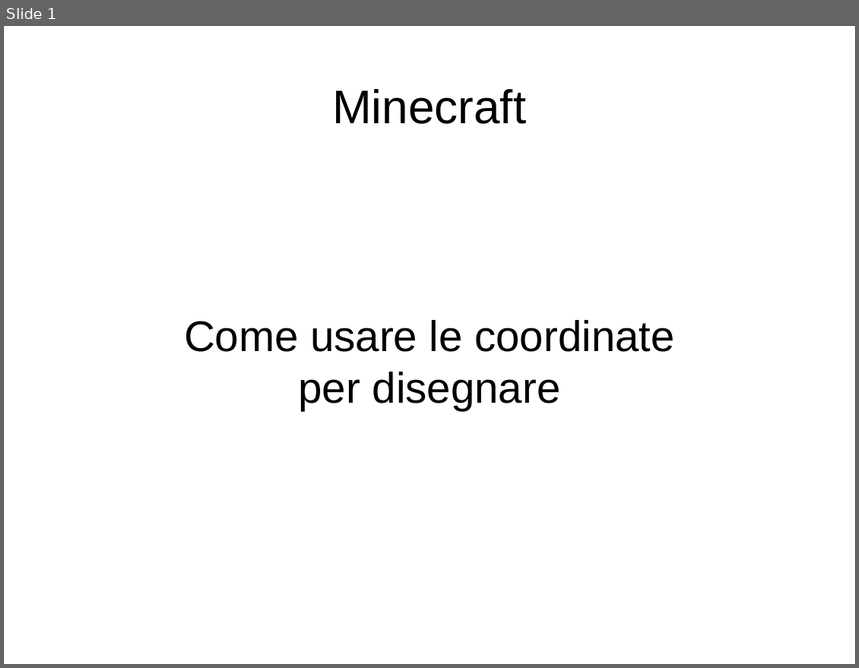
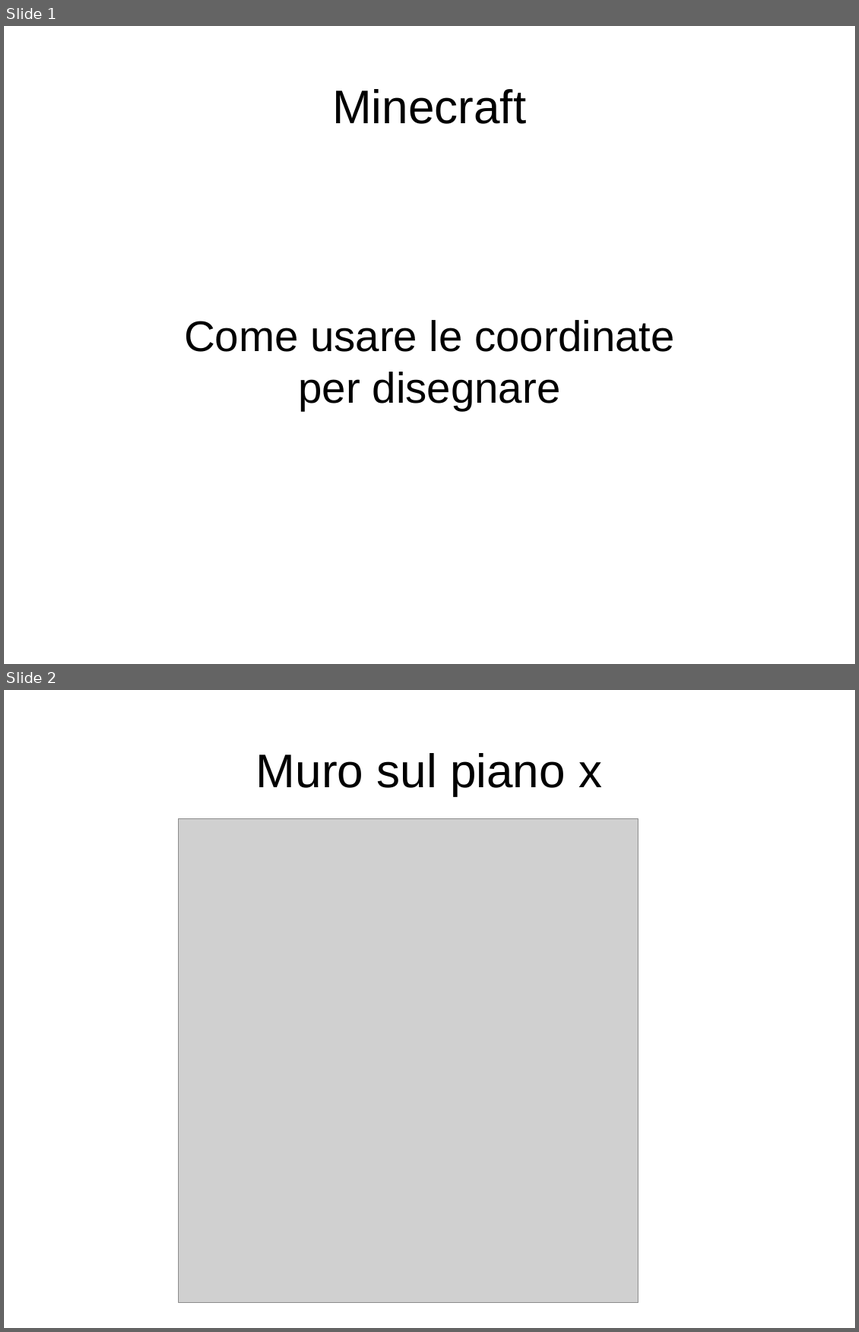
Before and after one commit to kronwiz/randomstuff, a slide deck: minecraft/uso_delle_coordinate.odp. Shown one above the other, each under a label of ours: slide 1 before the commit, slides 1 and 2 after it. The pictures are 859x668 and 859x1332 pixels, drawn with LibreOffice and Linux fonts; fonts in the diff are those of the drawing; grey boxes stand for pictures. Boxes give left, top, right and bottom in pixels: in the first picture for what was removed or moved away, otherwise in the second. Text is boxed around its words. In the diff, an @@ line names an element or a change of style, - is before the commit and + after.

```diff
--- a/minecraft/uso_delle_coordinate.odp
+++ b/minecraft/uso_delle_coordinate.odp
@@ slide 2 added at bbox=[4, 690, 855, 1328], background #FFFFFF @@
@@ title added at bbox=[256, 753, 602, 796], 44 pt, text #000000 @@
+Muro sul piano x
@@ picture added at bbox=[179, 819, 638, 1303] @@
```
Also in this commit, not shown: 3 other slides added, 3 slides removed, 1 other file.
